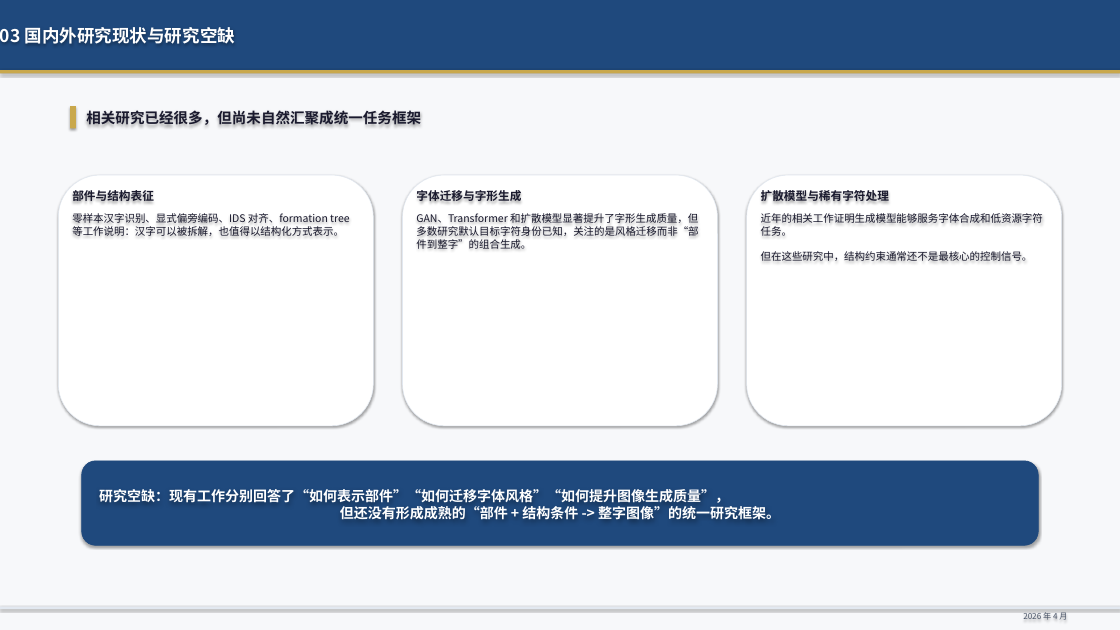
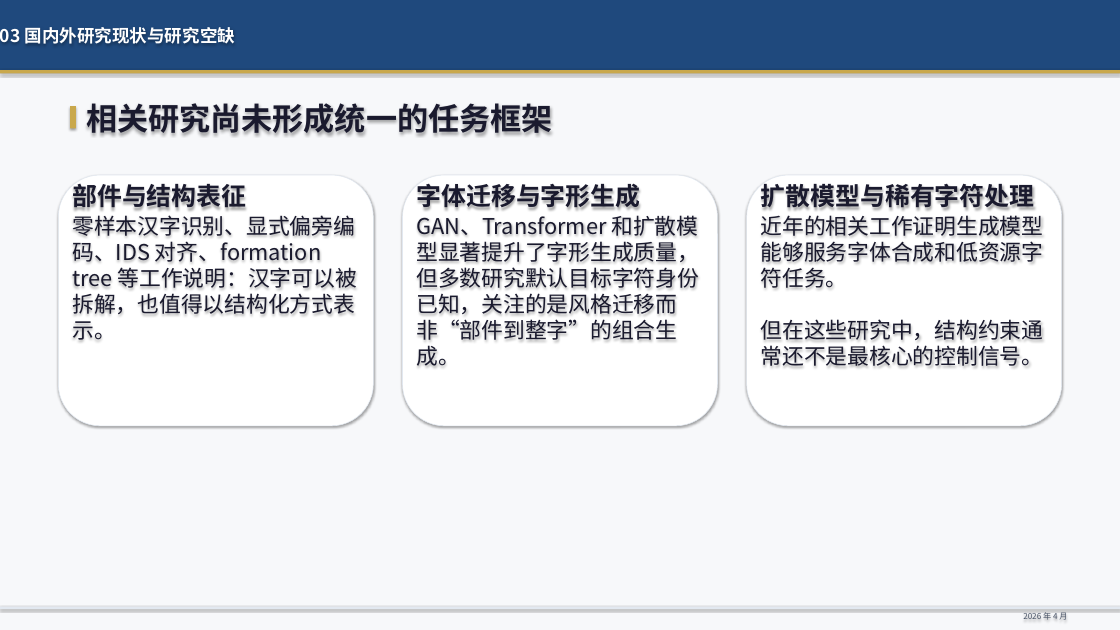
Before and after one commit to genanalucy/glyphcomposer, a slide deck: slide 5 of docs/thesis/ppt/proposal-defense-classic-clean.pptx. Drawn at 1120x630 pixels with LibreOffice and Linux fonts; fonts in the diff are those of the drawing. Boxes give left, top, right and bottom in pixels: in the first picture for what was removed or moved away, otherwise in the second. Text is boxed around its words. In the diff, an @@ line names an element or a change of style, - is before the commit and + after.

```diff
--- a/docs/thesis/ppt/proposal-defense-classic-clean.pptx
+++ b/docs/thesis/ppt/proposal-defense-classic-clean.pptx
@@ text at bbox=[86, 98, 552, 138]: text changed; size 18.8 to 40 pt @@
-相关研究已经很多，但尚未自然汇聚成统一任务框架
+相关研究尚未形成统一的任务框架
@@ size 15 to 32 pt in 3 elements at bbox=[72, 180, 246, 212], bbox=[416, 180, 640, 212], bbox=[761, 180, 1035, 212] @@
@@ size 13.5 to 28 pt in 3 elements at bbox=[72, 215, 357, 342], bbox=[416, 215, 699, 368], bbox=[761, 215, 1044, 366] @@
@@ rounded rectangle removed at bbox=[82, 461, 1038, 545] @@
@@ text removed at bbox=[99, 489, 780, 520] @@
-研究空缺：现有工作分别回答了“如何表示部件”“如何迁移字体风格”“如何提升图像生成质量”，
-但还没有形成成熟的“部件 + 结构条件 -> 整字图像”的统一研究框架。
```
Also in this commit, not shown: 9 other slides changed.
